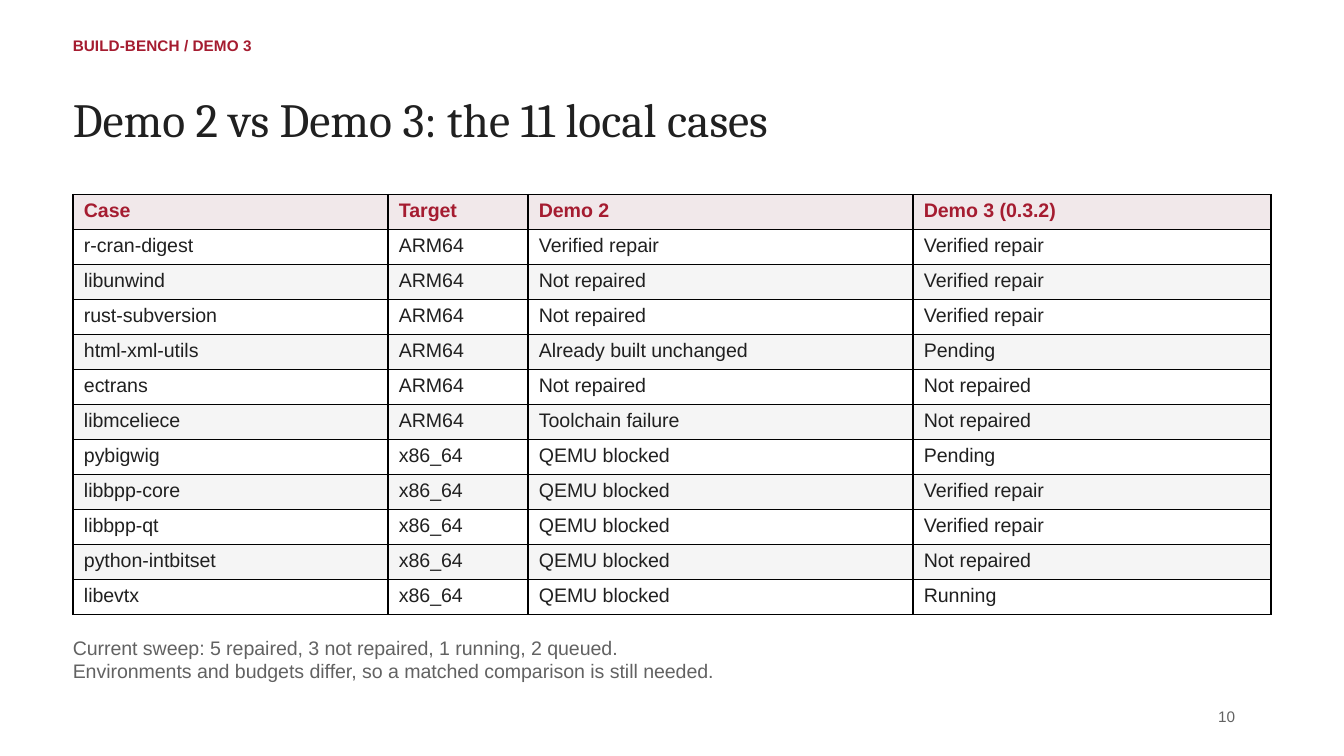
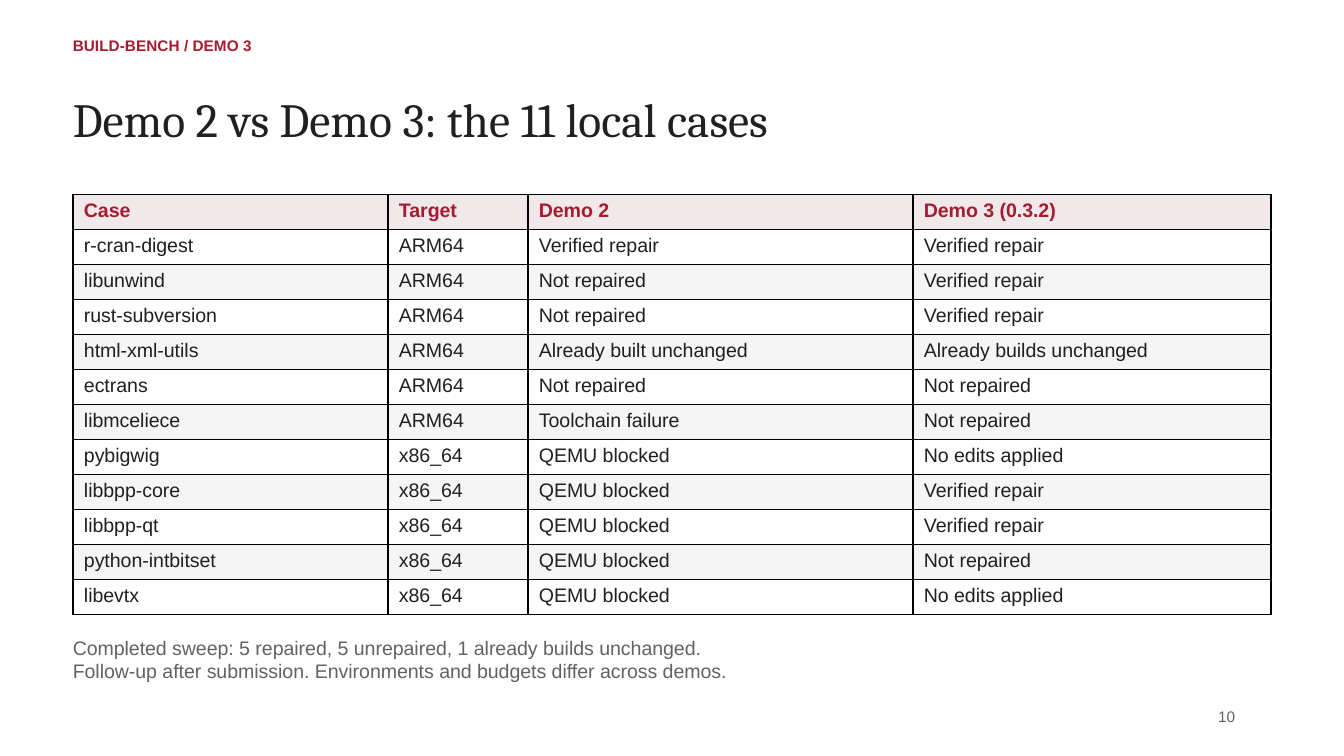
Before and after one commit to ec528-fall26/build-bench, a slide deck: slide 10 of slides/demo-3.pptx. Drawn at 1344x756 pixels with LibreOffice and Linux fonts; fonts in the diff are those of the drawing. Boxes give left, top, right and bottom in pixels: in the first picture for what was removed or moved away, otherwise in the second. Text is boxed around its words. In the diff, an @@ line names an element or a change of style, - is before the commit and + after.

```diff
--- a/slides/demo-3.pptx
+++ b/slides/demo-3.pptx
@@ table at (73, 195, 1270, 614) @@
-row 5, column 4: Pending
+row 5, column 4: Already builds unchanged
-row 8, column 4: Pending
+row 8, column 4: No edits applied
-row 12, column 4: Running
+row 12, column 4: No edits applied
@@ text at (73, 641, 727, 682): text changed @@
-Current sweep: 5 repaired, 3 not repaired, 1 running, 2 queued.
-Environments and budgets differ, so a matched comparison is still needed.
+Completed sweep: 5 repaired, 5 unrepaired, 1 already builds unchanged.
+Follow-up after submission. Environments and budgets differ across demos.
```
Also in this commit, not shown: 3 other slides changed.
